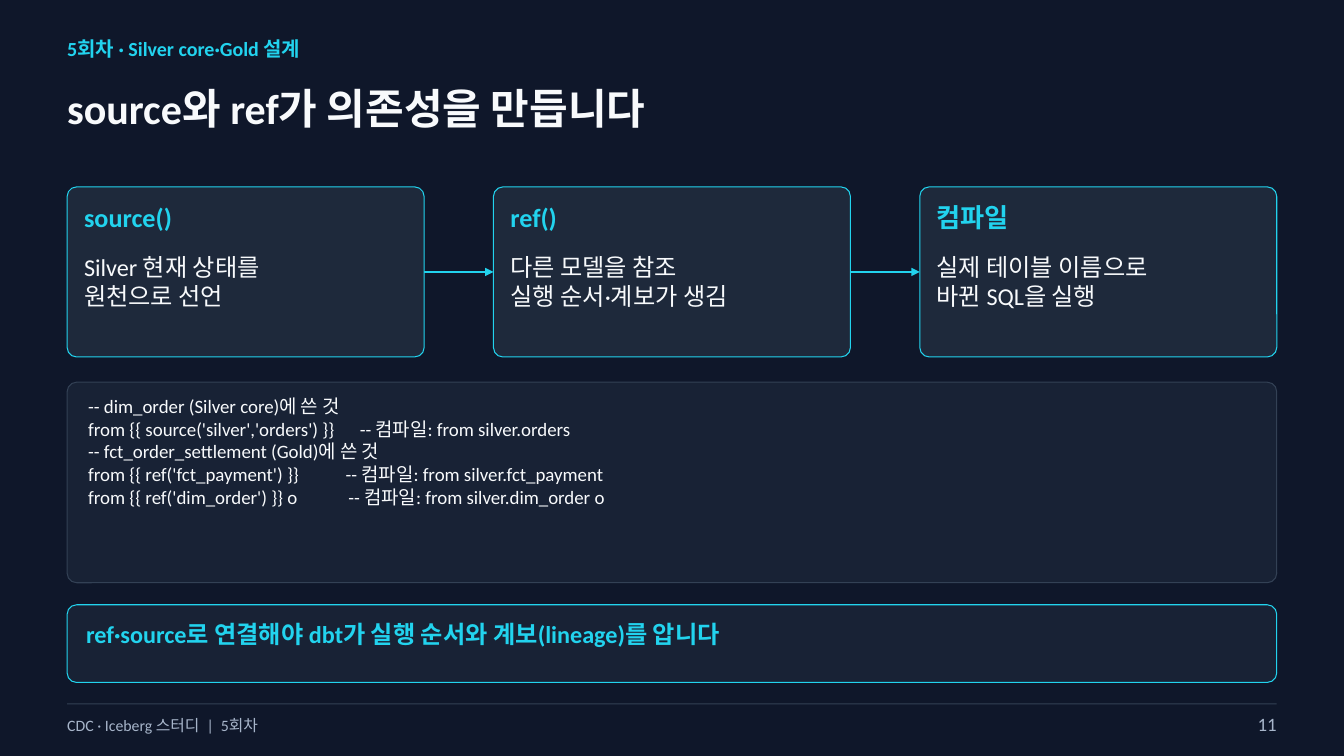
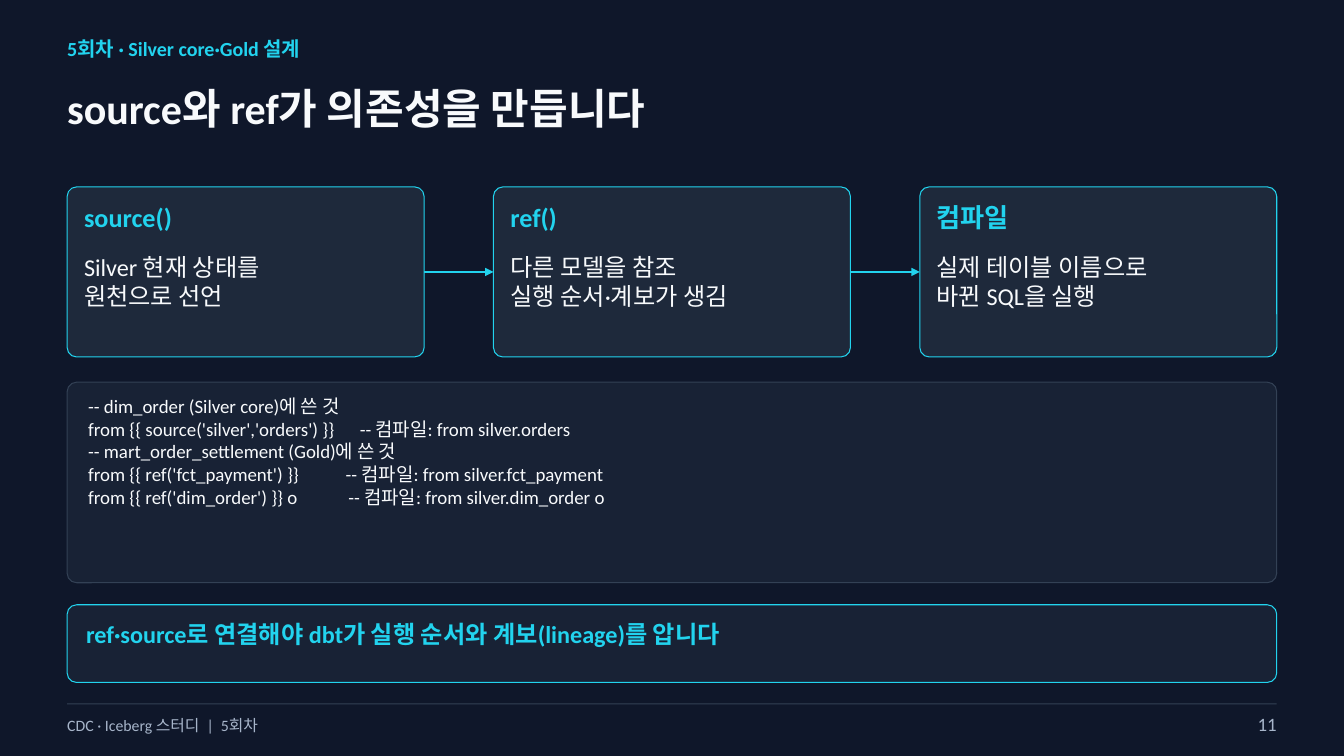
Before and after one commit to kim-dabin/cdc-lakehouse-study, a slide deck: slide 11 of labs/session05/slides/05-session05-student.pptx. Drawn at 1344x756 pixels with LibreOffice and Linux fonts; fonts in the diff are those of the drawing. Boxes give left, top, right and bottom in pixels: in the first picture for what was removed or moved away, otherwise in the second. Text is boxed around its words. In the diff, an @@ line names an element or a change of style, - is before the commit and + after.

```diff
--- a/labs/session05/slides/05-session05-student.pptx
+++ b/labs/session05/slides/05-session05-student.pptx
@@ text at [104, 442, 396, 461]: text changed @@
--- fct_order_settlement (Gold)에 쓴 것
+-- mart_order_settlement (Gold)에 쓴 것
```
Also in this commit, not shown: 8 other slides changed, 1 other file.
